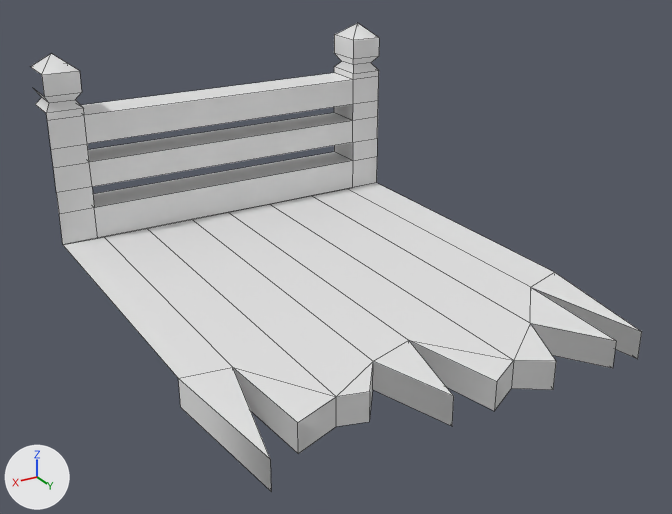
What one commit did to the FBX model Lost Kids/Assets/WayBridge.FBX.
Rendered twice from a camera (50 mm lens) standing at (7.41, 12.43, 6.66) and looking at (0.08, 0.2, 0.54). Every picture has the same lights, and +X, +Y and +Z are marked at lower left. Mesh edges are drawn as thin lines. Where no turn or scale is listed for an object, it has been applied to the vertices.

In view in the first picture: 'Fence', 'Floor'.
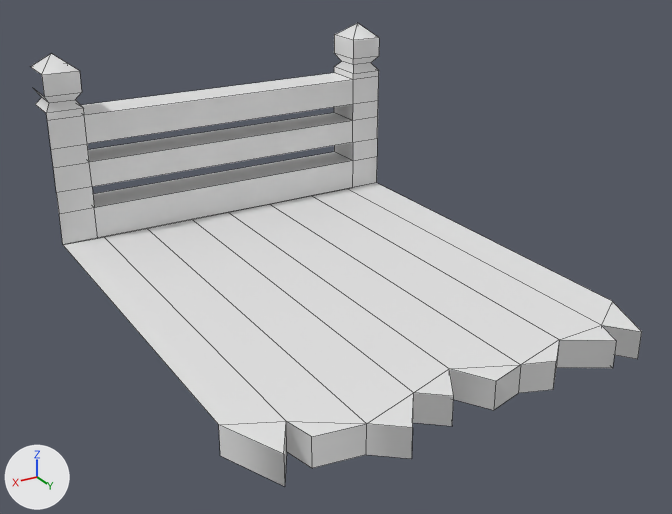
Boxes [x1, y1, x2, y2] around the edits, measured in the pictures (672 x 514 px):
'Floor', reshaped: before [63, 183, 642, 491]; after [63, 183, 642, 486]

The change, as a list of edits to the scene's bpy script:
```text
Change me_mesh:
    where me_mesh.from_pydata(...)  # 43 vertices, 32 faces; spans x -3.5..3.5, y -4.0..4.0, z -0.47..0.0
    used by ob_floor; location = (0.0, 0.0, 0.0)
    before: 0 (3.5, 1.65, -0.47) at pixel (180, 407), 1 (-3.5, 1.65, 0.0) at pixel (554, 272), 3 (0.12, 2.38, -0.47), 5 (-2.72, 1.91, 0.0) at pixel (530, 287), 7 (0.92, 2.64, -0.47) at pixel (372, 389)
    before: 8 (2.72, 1.76, -0.47), 13 (1.42, 3.33, 0.0) at pixel (369, 391), 14 (1.42, 3.33, -0.47) at pixel (369, 421), 33 (-3.5, 1.65, -0.47), 34 (3.5, 1.65, 0.0) at pixel (178, 378)
    before: 35 (2.72, 1.76, 0.0) at pixel (232, 367), 37 (0.92, 2.64, 0.0) at pixel (373, 361), 38 (0.12, 2.38, 0.0) at pixel (408, 340), 40 (-2.72, 1.91, -0.47)
    me_mesh part 1
    add for i in [3, 7, 13, 14, 37, 38]: me_mesh.vertices[i].co += Vector((0.0, 1.0, 0.0))
    add for i in [0, 1, 33, 34]: me_mesh.vertices[i].co += Vector((0.0, 1.35, 0.0))
    add for i in [5, 8, 35, 40]: me_mesh.vertices[i].co += Vector((0.0, 1.61, 0.0))
    me_mesh.vertices[4].co: (-1.82, 2.9, 0.0) -> (-1.82, 3.55, 0.0)  # pixel (530, 323) -> pixel (559, 339)
    me_mesh.vertices[6].co: (1.87, 3.19, -0.47) -> (1.87, 3.95, -0.47)  # pixel (336, 426) -> pixel (366, 454)
    me_mesh.vertices[9].co: (3.27, 4.0, 0.0) -> (3.09, 4.0, 0.0)  # pixel (270, 459) -> pixel (283, 454)
    me_mesh.vertices[10].co: (3.27, 4.0, -0.47) -> (3.09, 4.0, -0.47)  # pixel (271, 491) -> pixel (284, 486)
    me_mesh.vertices[11].co: (2.61, 3.48, -0.47) -> (2.61, 3.84, -0.47)  # pixel (298, 453) -> pixel (312, 468)
    me_mesh.vertices[12].co: (2.61, 3.48, 0.0) -> (2.61, 3.84, 0.0)  # pixel (297, 422) -> pixel (311, 436)
    me_mesh.vertices[17].co: (-0.23, 4.0, 0.0) -> (-0.23, 3.98, 0.0)  # pixel (496, 381) -> pixel (495, 381)
    me_mesh.vertices[18].co: (-0.23, 4.0, -0.47) -> (-0.23, 3.98, -0.47)  # pixel (494, 411) -> pixel (493, 410)
    me_mesh.vertices[36].co: (1.87, 3.19, 0.0) -> (1.87, 3.95, 0.0)  # pixel (336, 396) -> pixel (366, 423)
    me_mesh.vertices[39].co: (-0.83, 3.66, 0.0) -> (-0.83, 3.81, 0.0)  # pixel (513, 360) -> pixel (520, 364)
    me_mesh.vertices[41].co: (-1.82, 2.9, -0.47) -> (-1.82, 3.55, -0.47)  # not seen -> pixel (556, 367)
    me_mesh.vertices[42].co: (-0.83, 3.66, -0.47) -> (-0.83, 3.81, -0.47)  # pixel (511, 388) -> pixel (518, 393)
```
